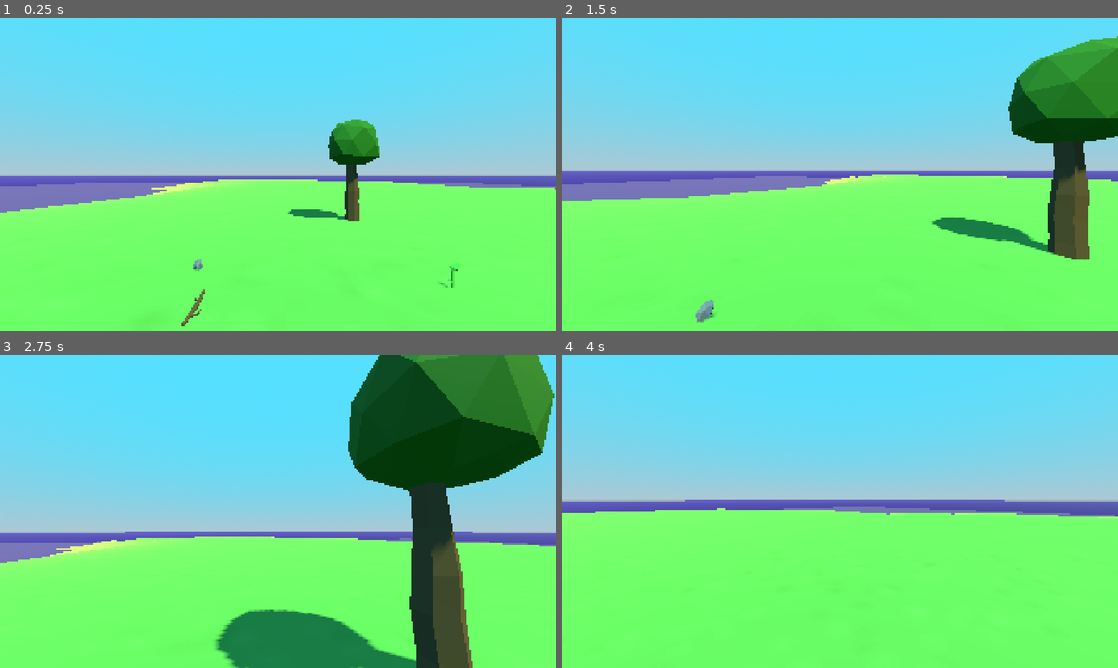
Above: before the commit, frames 1-4 (two rows, left to right).
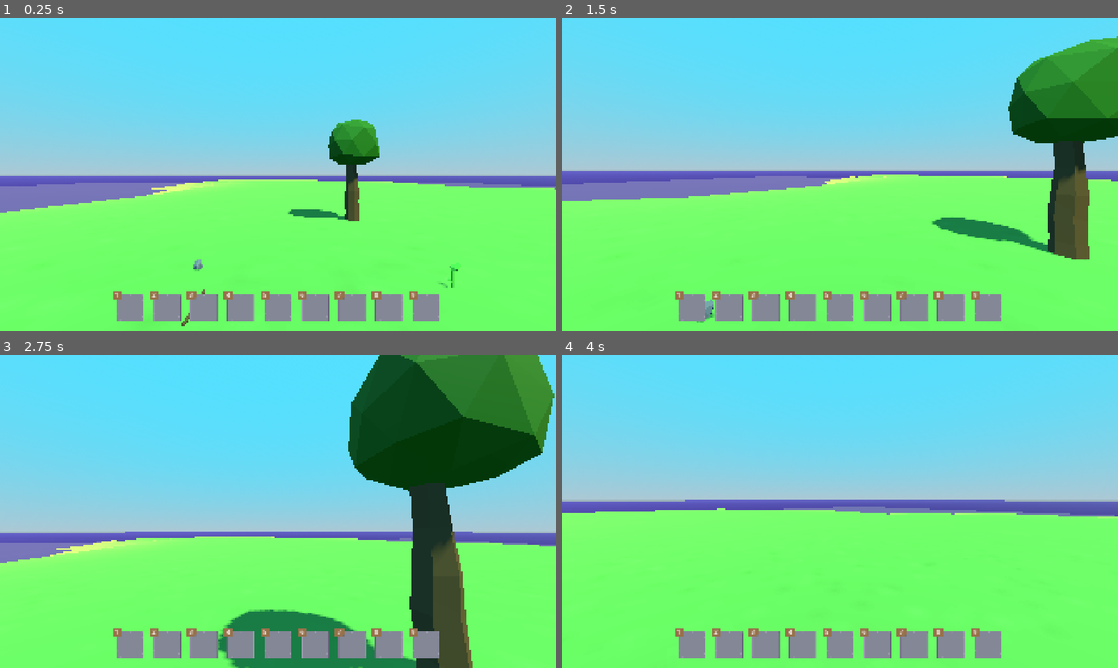
Above: after the commit, the same moments.

Repository: jbotes/AdventureGameGodot
Game: Godot game, scene res://Game/main_game.tscn
The game is run twice, just before and just after one commit, with the same random seed, the same clock (stepped at 60 frames per second) and the same inputs.
Inputs (mouse positions are in pixels of both pictures, inside the frame that each line leads up to):
- Up to frame 1 (0.25 s): no input
- Up to frame 2 (1.5 s): tap Enter at 0.5 s; move the mouse to (867, 174) at 0.52 s; hold W (move_forward) from 0.53 s (still down); tap E (interact) at 0.6 s; click (867, 174) at 0.67 s; tap Space (jump) at 0.77 s; move the mouse to (812, 174) at 1.27 s; tap Shift (sprint) at 1.35 s; click (812, 174) at 1.42 s
- Up to frame 3 (2.75 s): keep holding W (move_forward); tap Space (jump) at 1.52 s; move the mouse to (289, 505) at 2.02 s; tap E (interact) at 2.1 s; click (289, 505) at 2.17 s
- Up to frame 4 (4 s): keep holding W (move_forward); move the mouse to (834, 517) at 2.77 s; tap Shift (sprint) at 2.85 s; click (834, 517) at 2.92 s; tap Space (jump) at 3.02, 3.77 s; move the mouse to (878, 514) at 3.52 s; tap E (interact) at 3.6 s; click (878, 514) at 3.67 s

The runs differ from the first frame. In frame 1, 4.1% of the frame differs, in the area x 20-79%, y 87-97%; in frame 2, 4.1%; in frame 3, 4.1%; in frame 4, 4.1%.

Commit message:
JB_20260504_001
added the hotbarslots

Diff:
--- a/src/Game/event_system.gd
+++ b/src/Game/event_system.gd
@@ -6,6 +6,7 @@
 signal INV_try_to_pickup_item
 signal INV_ask_update_inventory
 signal INV_inventory_updated
+signal INV_hotbar_updated
 signal INV_switch_two_item_indexes
 signal INV_add_item
 signal INV_delete_crafting_blueprint_costs
--- a/src/Game/managers/inventory_manager.gd
+++ b/src/Game/managers/inventory_manager.gd
@@ -1,8 +1,10 @@
 extends Node
 
 const INVENTORY_SIZE = 28 # 4 x 7 Grid
+const HOTBAR_SIZE = 9
 
 var inventory : Array = []
+var hotbar : Array = []
 
 func _enter_tree() -> void:
 	EventSystem.INV_try_to_pickup_item.connect(try_to_pick_up_item)
@@ -13,9 +15,15 @@
 
 func _ready() -> void:
 	inventory.resize(INVENTORY_SIZE)
+	hotbar.resize(HOTBAR_SIZE)
+	#delete later
+	inventory[0] = ItemConfig.Keys.Axe
 
 func send_inventory() -> void:
 	EventSystem.INV_inventory_updated.emit(inventory)
+
+func send_hotbar() -> void:
+	EventSystem.INV_hotbar_updated.emit(hotbar)
 
 func try_to_pick_up_item(item_key : ItemConfig.Keys, destroy_pickuppable : Callable) -> void:
 	if not get_free_slots():
@@ -35,11 +43,22 @@
 			#break
 	#print(inventory)
 
-func switch_two_item_indexes(idx1 : int, idx2 : int) -> void:
-	var item_key1 = inventory[idx1]
-	inventory[idx1] = inventory[idx2]
-	inventory[idx2] = item_key1
+func switch_two_item_indexes(idx1 : int, idx1_is_in_hotbar : bool, idx2 : int, idx2_is_in_hotbar : bool) -> void:
+	var item1 = inventory[idx1] if not idx1_is_in_hotbar else hotbar[idx1]
+	var item2 = inventory[idx2] if not idx2_is_in_hotbar else hotbar[idx2]
+
+	if not idx1_is_in_hotbar:
+		inventory[idx1] = item2
+	else:
+		hotbar[idx1] = item2
+
+	if not idx2_is_in_hotbar:
+		inventory[idx2] = item1
+	else:
+		hotbar[idx2] = item1
+
 	send_inventory()
+	send_hotbar()
 
 func delete_crafting_blueprint_costs(costs : Array[BlueprintCostData]) -> void:
 	for cost in costs:
--- a/src/Resources/item_resources/axe_resource.tres
+++ b/src/Resources/item_resources/axe_resource.tres
@@ -10,4 +10,5 @@
 icon = ExtResource("1_cdtwe")
 description = "a golden axe mother bitch
 "
+is_equippable = true
 metadata/_custom_type_script = "uid://dxa8kcivqlkif"
--- a/src/Resources/item_resources/item_resource.gd
+++ b/src/Resources/item_resources/item_resource.gd
@@ -5,3 +5,4 @@
 @export var display_name := "item name"
 @export var icon : Texture2D
 @export_multiline var description := "description"
+@export var is_equippable := false
--- /dev/null
+++ b/src/UI/custom_nodes/hotbar_slot.gd
@@ -0,0 +1,11 @@
+extends InventorySlot
+class_name HotbarSlot
+
+func _ready() -> void:
+	$NumTextureRect/NumLabel.text = str(get_index() + 1)
+
+func _can_drop_data(at_position: Vector2, origin_slot: Variant) -> bool:
+	if not origin_slot is InventorySlot:
+		return false
+
+	return ItemConfig.get_item_resource(origin_slot.item_key).is_equippable
--- /dev/null
+++ b/src/UI/custom_nodes/hotbar_slot.tscn
@@ -0,0 +1,31 @@
+[gd_scene load_steps=5 format=3 uid="uid://bwdldxvl0fl6x"]
+
+[ext_resource type="PackedScene" uid="uid://b73v8jyn82m8m" path="res://UI/custom_nodes/inventory_slot.tscn" id="1_084qb"]
+[ext_resource type="Texture2D" uid="uid://bv8ycyivam6ew" path="res://Assets/textures/panel_blue.png" id="2_mt8dk"]
+[ext_resource type="Script" uid="uid://cq41h6fsoxc1w" path="res://UI/custom_nodes/hotbar_slot.gd" id="3_ba4mh"]
+[ext_resource type="Texture2D" uid="uid://dsgkkvjaupcog" path="res://Assets/textures/panelInset_brown.png" id="3_sxk5s"]
+
+[node name="HotbarSlot" groups=["HotbarSlots"] instance=ExtResource("1_084qb")]
+texture = ExtResource("2_mt8dk")
+script = ExtResource("3_ba4mh")
+
+[node name="NumTextureRect" type="TextureRect" parent="." index="1"]
+custom_minimum_size = Vector2(32, 32)
+layout_mode = 0
+offset_left = -12.0
+offset_top = -12.0
+offset_right = 20.0
+offset_bottom = 20.0
+texture = ExtResource("3_sxk5s")
+expand_mode = 1
+
+[node name="NumLabel" type="Label" parent="NumTextureRect" index="0"]
+layout_mode = 1
+anchors_preset = 15
+anchor_right = 1.0
+anchor_bottom = 1.0
+grow_horizontal = 2
+grow_vertical = 2
+theme_override_font_sizes/font_size = 22
+horizontal_alignment = 1
+vertical_alignment = 1
--- a/src/UI/custom_nodes/inventory_slot.gd
+++ b/src/UI/custom_nodes/inventory_slot.gd
@@ -30,7 +30,15 @@
 	return null
 
 func _can_drop_data(at_position: Vector2, origin_slot: Variant) -> bool:
+	if item_key != null and origin_slot is HotbarSlot:
+		return ItemConfig.get_item_resource(item_key).is_equippable
+
 	return origin_slot is InventorySlot
 
+
 func _drop_data(at_position: Vector2, origin_slot: Variant) -> void:
-	EventSystem.INV_switch_two_item_indexes.emit(origin_slot.get_index(), get_index())
+	EventSystem.INV_switch_two_item_indexes.emit(
+		origin_slot.get_index(),
+		origin_slot is HotbarSlot,
+		get_index(),
+		self is HotbarSlot)
--- /dev/null
+++ b/src/UI/hud/hotbar_ui.gd
@@ -0,0 +1,8 @@
+extends HBoxContainer
+
+func _enter_tree() -> void:
+	EventSystem.INV_hotbar_updated.connect(update_hotbar)
+
+func update_hotbar(hotbar : Array) -> void:
+	for slot in get_children():
+		slot.set_item_key(hotbar[slot.get_index()])
--- a/src/UI/hud/hud.tscn
+++ b/src/UI/hud/hud.tscn
@@ -1,6 +1,8 @@
-[gd_scene load_steps=2 format=3 uid="uid://d31noy3ty6k5t"]
+[gd_scene load_steps=4 format=3 uid="uid://d31noy3ty6k5t"]
 
 [ext_resource type="Texture2D" uid="uid://cpnamp16g7vn" path="res://Assets/textures/circle32.png" id="1_ygoxw"]
+[ext_resource type="Script" uid="uid://boghree735mxl" path="res://UI/hud/hotbar_ui.gd" id="2_8nfoq"]
+[ext_resource type="PackedScene" uid="uid://bwdldxvl0fl6x" path="res://UI/custom_nodes/hotbar_slot.tscn" id="2_upt0d"]
 
 [node name="HUD" type="Control"]
 layout_mode = 3
@@ -26,3 +28,49 @@
 grow_vertical = 2
 texture = ExtResource("1_ygoxw")
 expand_mode = 1
+
+[node name="MarginContainer" type="MarginContainer" parent="."]
+layout_mode = 1
+anchors_preset = 15
+anchor_right = 1.0
+anchor_bottom = 1.0
+grow_horizontal = 2
+grow_vertical = 2
+theme_override_constants/margin_left = 32
+theme_override_constants/margin_top = 32
+theme_override_constants/margin_right = 32
+theme_override_constants/margin_bottom = 32
+
+[node name="HotbarSlotContainer" type="HBoxContainer" parent="MarginContainer"]
+layout_mode = 2
+size_flags_vertical = 8
+theme_override_constants/separation = 32
+alignment = 1
+script = ExtResource("2_8nfoq")
+
+[node name="HotbarSlot" parent="MarginContainer/HotbarSlotContainer" instance=ExtResource("2_upt0d")]
+layout_mode = 2
+
+[node name="HotbarSlot2" parent="MarginContainer/HotbarSlotContainer" instance=ExtResource("2_upt0d")]
+layout_mode = 2
+
+[node name="HotbarSlot3" parent="MarginContainer/HotbarSlotContainer" instance=ExtResource("2_upt0d")]
+layout_mode = 2
+
+[node name="HotbarSlot4" parent="MarginContainer/HotbarSlotContainer" instance=ExtResource("2_upt0d")]
+layout_mode = 2
+
+[node name="HotbarSlot5" parent="MarginContainer/HotbarSlotContainer" instance=ExtResource("2_upt0d")]
+layout_mode = 2
+
+[node name="HotbarSlot6" parent="MarginContainer/HotbarSlotContainer" instance=ExtResource("2_upt0d")]
+layout_mode = 2
+
+[node name="HotbarSlot7" parent="MarginContainer/HotbarSlotContainer" instance=ExtResource("2_upt0d")]
+layout_mode = 2
+
+[node name="HotbarSlot8" parent="MarginContainer/HotbarSlotContainer" instance=ExtResource("2_upt0d")]
+layout_mode = 2
+
+[node name="HotbarSlot9" parent="MarginContainer/HotbarSlotContainer" instance=ExtResource("2_upt0d")]
+layout_mode = 2
--- a/src/bulletins/player_menus/player_menu_base.gd
+++ b/src/bulletins/player_menus/player_menu_base.gd
@@ -16,6 +16,10 @@
 	for inventory_slot in inventory_container.get_children():
 		inventory_slot.mouse_entered.connect(show_item_info.bind(inventory_slot))
 		inventory_slot.mouse_exited.connect(hide_item_info)
+
+	for Hotbar_slot in get_tree().get_nodes_in_group("HotbarSlots"):
+		Hotbar_slot.mouse_entered.connect(show_item_info.bind(Hotbar_slot))
+		Hotbar_slot.mouse_exited.connect(hide_item_info)
 
 func close() -> void:
 	Input.mouse_mode = Input.MOUSE_MODE_CAPTURED
--- a/src/bulletins/player_menus/player_menu_base.tscn
+++ b/src/bulletins/player_menus/player_menu_base.tscn
@@ -28,12 +28,14 @@
 events = [SubResource("InputEventKey_vkgwg"), SubResource("InputEventKey_8u4li")]
 
 [node name="playerMenuBase" type="Control"]
+z_index = -1
 layout_mode = 3
 anchors_preset = 15
 anchor_right = 1.0
 anchor_bottom = 1.0
 grow_horizontal = 2
 grow_vertical = 2
+mouse_filter = 2
 script = ExtResource("1_vkgwg")
 
 [node name="MarginContainer" type="MarginContainer" parent="."]
@@ -45,6 +47,7 @@
 offset_bottom = 20.0
 grow_horizontal = 2
 grow_vertical = 2
+mouse_filter = 2
 theme_override_constants/margin_left = 32
 theme_override_constants/margin_top = 32
 theme_override_constants/margin_right = 32
Not shown, added: src/UI/custom_nodes/hotbar_slot.gd.uid
Not shown, added: src/UI/hud/hotbar_ui.gd.uid
